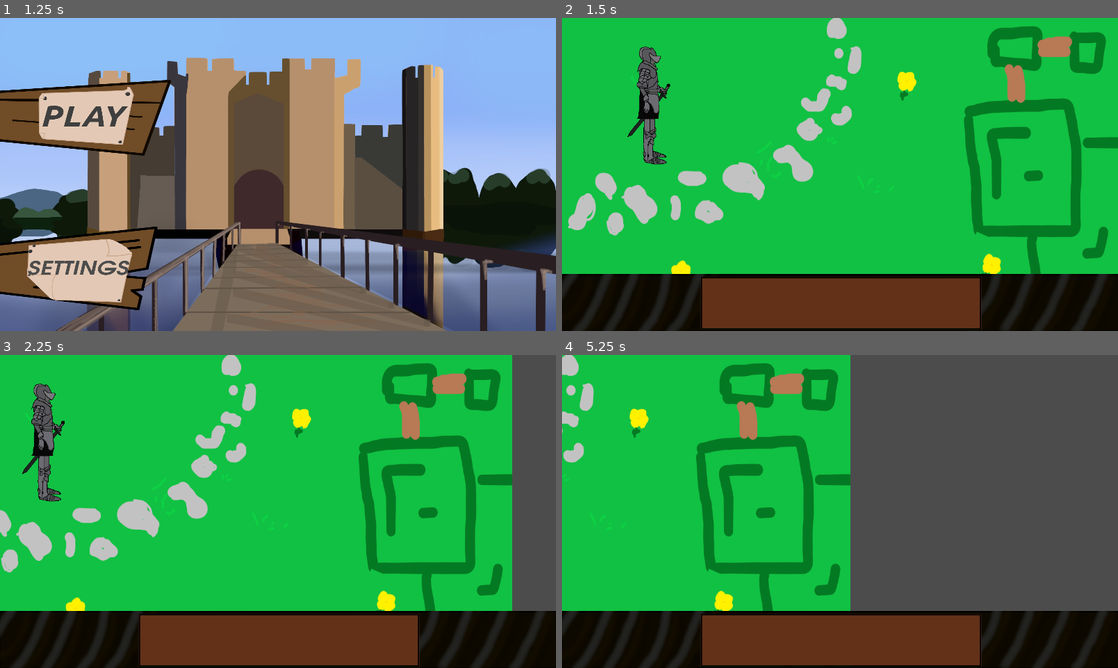
Above: before the commit, frames 1-4 (two rows, left to right).
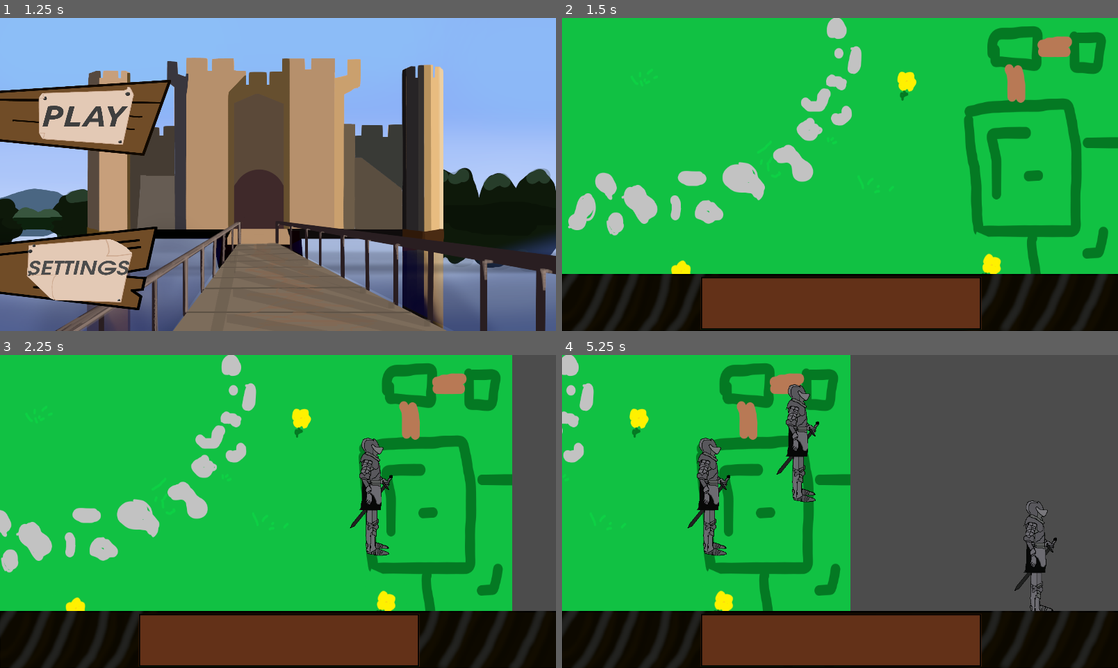
Above: after the commit, the same moments.

Repository: An0n3m0us/RSS-Godot
Game: Godot game, scene res://src/game/IntroScreen.tscn
Same seed, same stepped clock (60 frames per second), same inputs: the game is played once before the commit and once after it.
Inputs (mouse positions are in pixels of both pictures, inside the frame that each line leads up to):
- Up to frame 1 (1.25 s): click (88, 115) at 0.5 s
- Up to frame 2 (1.5 s): click (650, 115) at 1.25 s
- Up to frame 3 (2.25 s): tap Enter at 2 s; move the mouse to (400, 495) at 2.02 s; hold Right from 2.03 s (still down); tap 1 at 2.1 s; click (400, 495) at 2.17 s
- Up to frame 4 (5.25 s): release Right at 2.75 s; drag from (728, 527) to (812, 574) at 2.77 s; tap Space at 3.5 s; move the mouse to (895, 442) at 3.52 s; hold Right 3.53-4.25 s; tap 1 at 3.6, 5.1 s; click (895, 442) at 3.67 s; drag from (812, 574) to (673, 464) at 4.27 s; tap Enter at 5 s; move the mouse to (1006, 558) at 5.02 s; hold Left from 5.03 s (still down); click (1006, 558) at 5.17 s

Frame 1 is identical in both runs. In frame 2, 1.3% of the frame differs, in the area x 11-20%, y 9-47%; in frame 3, 2.5%; in frame 4, 3.3%, in the area x 22-89%, y 9-82%.

Commit message:
Add esquire enemy inherited scene

Diff:
--- /dev/null
+++ b/src/actors/Esquire-enemy.tscn
@@ -0,0 +1,29 @@
+[gd_scene load_steps=8 format=2]
+
+[ext_resource path="res://src/actors/Esquire.tscn" type="PackedScene" id=1]
+[ext_resource path="res://assets/images/characters/enemyesquirebody.png" type="Texture" id=2]
+[ext_resource path="res://assets/images/characters/enemyesquireleftarm.png" type="Texture" id=3]
+[ext_resource path="res://assets/images/characters/enemyesquirerightleg.png" type="Texture" id=4]
+[ext_resource path="res://assets/images/characters/enemyesquirehead.png" type="Texture" id=5]
+[ext_resource path="res://assets/images/characters/enemyesquireleftleg.png" type="Texture" id=6]
+[ext_resource path="res://assets/images/characters/enemyesquirerightarm.png" type="Texture" id=7]
+
+[node name="Esquire-enemy" instance=ExtResource( 1 )]
+
+[node name="Arm_Left" parent="Pivot" index="0"]
+texture = ExtResource( 3 )
+
+[node name="Body" parent="Pivot" index="1"]
+texture = ExtResource( 2 )
+
+[node name="Head" parent="Pivot" index="2"]
+texture = ExtResource( 5 )
+
+[node name="Leg_Left" parent="Pivot" index="3"]
+texture = ExtResource( 6 )
+
+[node name="Leg_Right" parent="Pivot" index="4"]
+texture = ExtResource( 4 )
+
+[node name="Arm_Right" parent="Pivot" index="5"]
+texture = ExtResource( 7 )
--- a/src/scripts/GameScene.gd
+++ b/src/scripts/GameScene.gd
@@ -1,12 +1,18 @@
 extends Node2D
 
 func _ready():
-	var scene = load("res://src/actors/Esquire.tscn")
-	var player = scene.instance()
-	player.name = "Esquire1"
-	player.position = Vector2(200, 200)
-	add_child(player)
-	$Esquire1/Pivot/Selection.visible
+	pass
+
+func _input(event):
+	if event is InputEventKey:
+		if event.pressed and event.scancode == KEY_1:
+			var scene = load("res://src/actors/Esquire.tscn")
+			var player = scene.instance()
+			var rng = RandomNumberGenerator.new()
+			rng.randomize()
+			player.name = str(rng.randf_range(-10.0, 10.0))
+			player.position = get_global_mouse_position()
+			add_child(player)
 
 """
 
